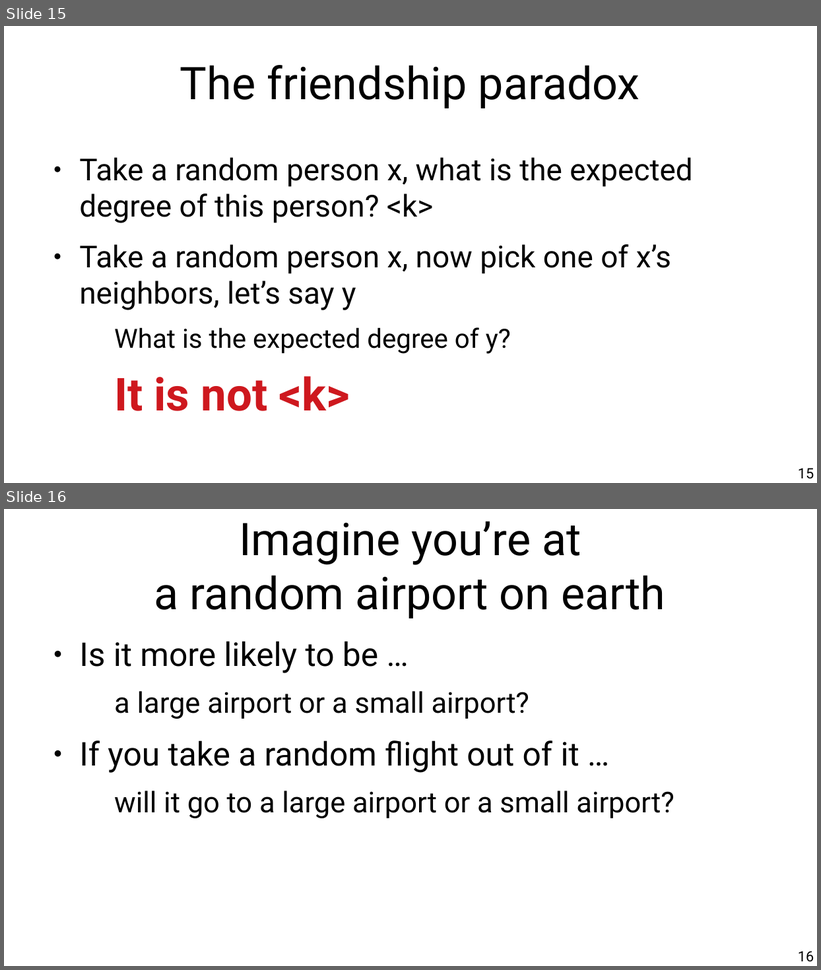
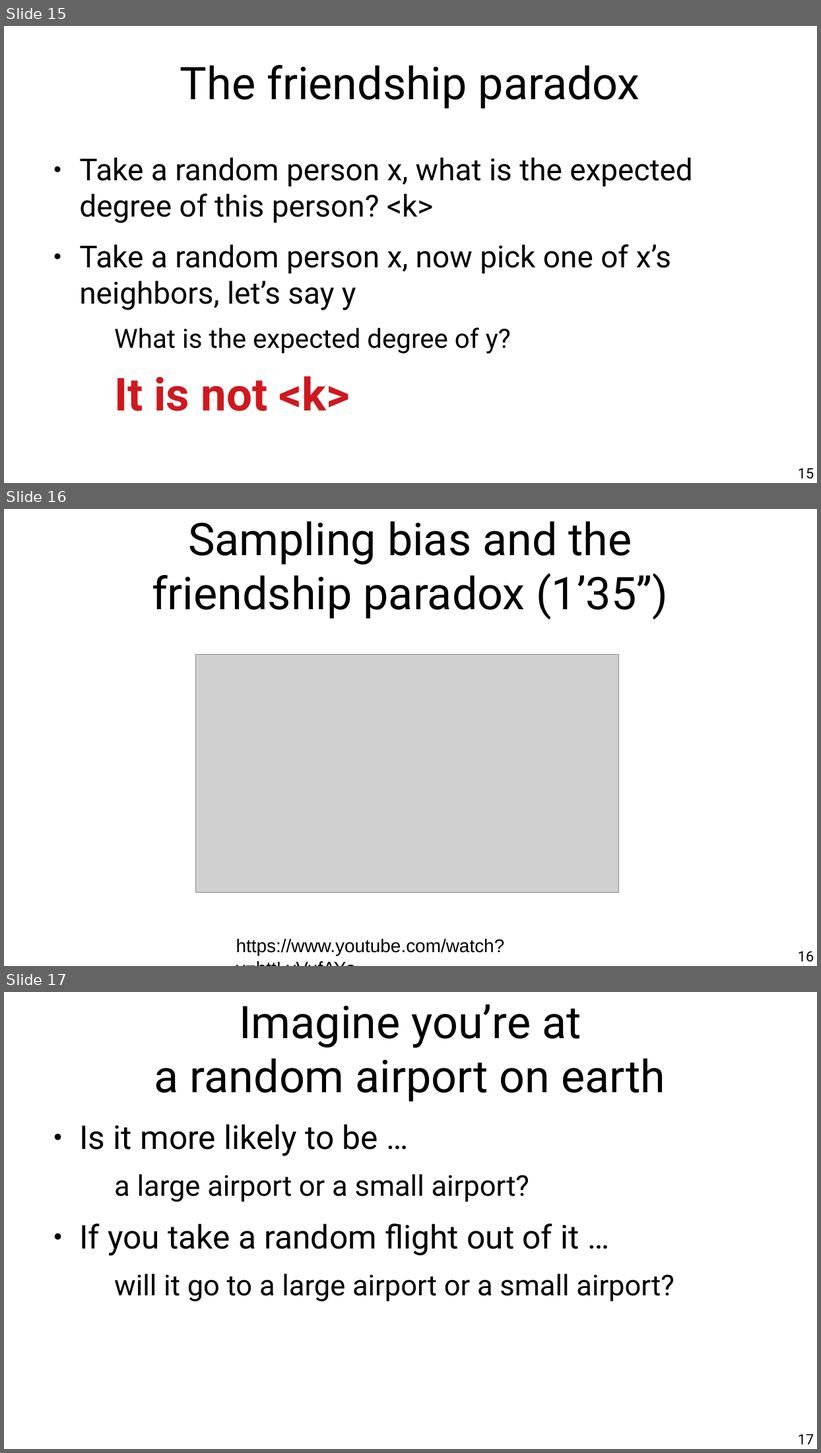
Before and after one commit to chatox/networks-science-course, a slide deck: theory/odp/tt10_distances_scale_free_networks.odp. Shown one above the other, each under a label of ours: slides 15 and 16 before the commit, slides 15, 16 and 17 after it. The pictures are 821x970 and 821x1453 pixels, drawn with LibreOffice and Linux fonts; fonts in the diff are those of the drawing; grey boxes stand for pictures. Boxes give left, top, right and bottom in pixels: in the first picture for what was removed or moved away, otherwise in the second. Text is boxed around its words. In the diff, an @@ line names an element or a change of style, - is before the commit and + after.

```diff
--- a/theory/odp/tt10_distances_scale_free_networks.odp
+++ b/theory/odp/tt10_distances_scale_free_networks.odp
@@ slide 16 added at (x1=4, y1=509, x2=817, y2=966), background #FFFFFF @@
@@ title added at (x1=152, y1=521, x2=669, y2=620), 44 pt, text #000000 @@
+Sampling bias and the
+friendship paradox (1’35’’)
@@ picture added at (x1=196, y1=655, x2=618, y2=892) @@
@@ text added at (x1=236, y1=939, x2=505, y2=956), 18 pt, text #000000 @@
+https://www.youtube.com/watch?v=httLvVufAYs
@@ page number added at (x1=798, y1=951, x2=814, y2=962), 14 pt, text #000000 @@
+16
@@ what was slide 16 is now slide 17 @@
@@ page number at (x1=798, y1=1434, x2=814, y2=1445): text changed @@
-16
+17
```
Also in this commit, not shown: 6 slides changed, 3 other files.
